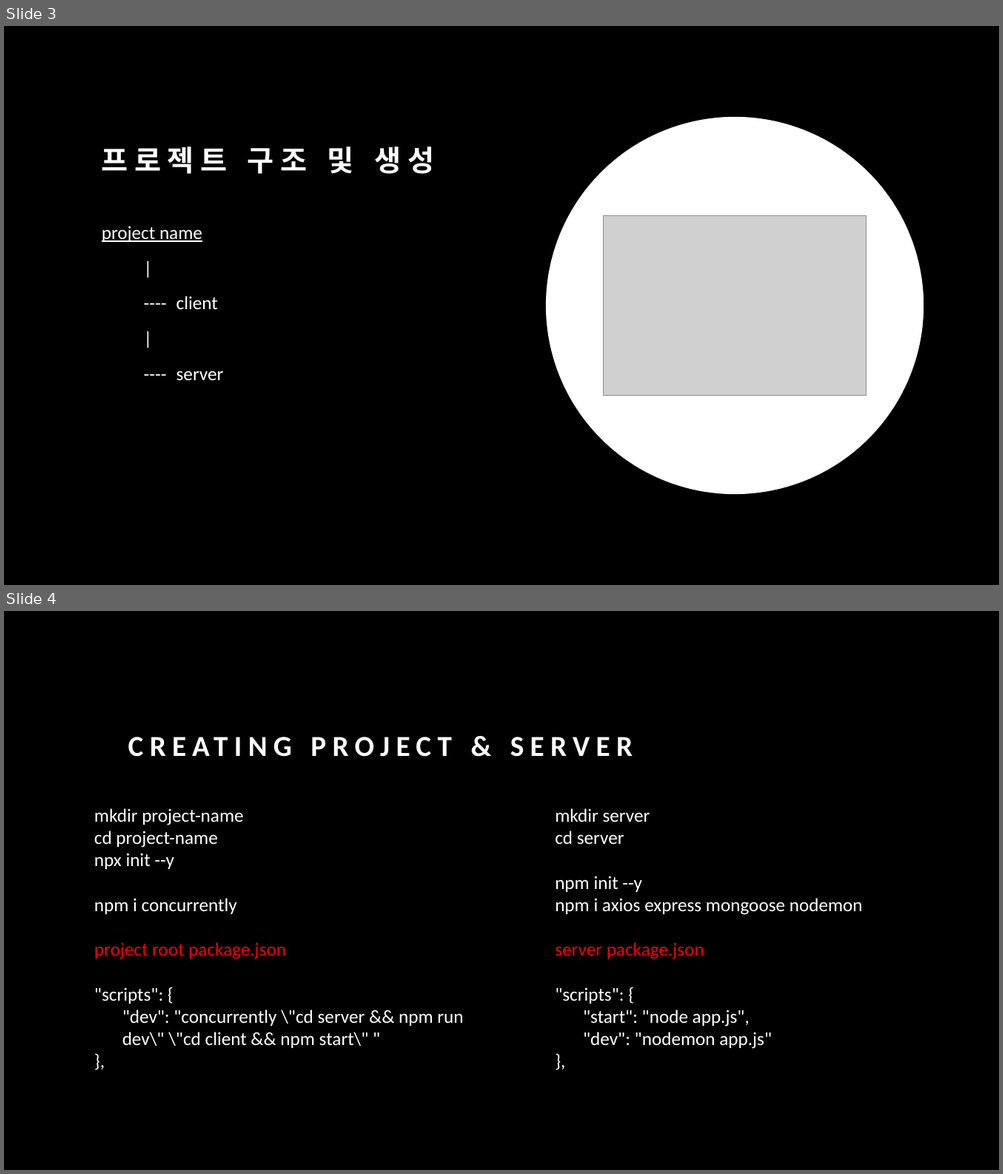
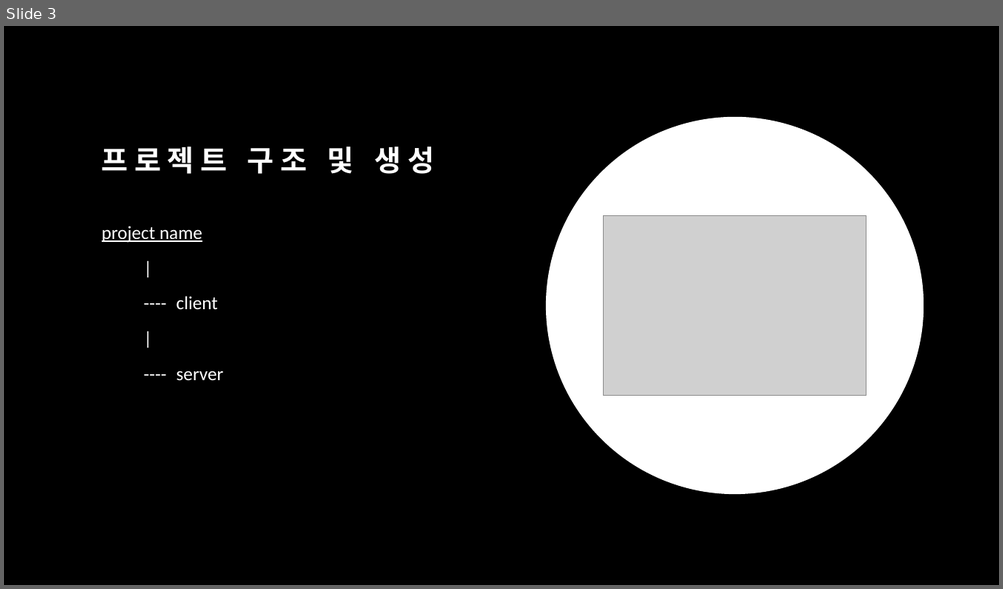
Before and after one commit to jisooyu/yu-mern-rtk-query-camping-public-2, a slide deck: rtk-query-example.pptx. Shown one above the other, each under a label of ours: slides 3 and 4 before the commit, slide 3 after it. The pictures are 1003x1174 and 1003x589 pixels, drawn with LibreOffice and Linux fonts; fonts in the diff are those of the drawing; grey boxes stand for pictures. Boxes give left, top, right and bottom in pixels: in the first picture for what was removed or moved away, otherwise in the second. Text is boxed around its words. In the diff, an @@ line names an element or a change of style, - is before the commit and + after.

```diff
--- a/rtk-query-example.pptx
+++ b/rtk-query-example.pptx
@@ slide 4 removed at box(4, 611, 999, 1170), background #000000 @@
@@ text removed at box(94, 809, 463, 1048) @@
-mkdir project-name
-cd project-name
-npx init --y
-npm i concurrently
-project root package.json
-"scripts": {
-"dev": "concurrently \"cd server && npm run dev\" \"cd client && npm start\" "
-},
@@ title removed at box(142, 809, 650, 826) @@
-CREATING PROJECT & SERVER
@@ text removed at box(555, 809, 862, 1049) @@
-mkdir server
-cd server
-npm init --y
-npm i axios express mongoose nodemon
-server package.json
-"scripts": {
-"start": "node app.js",
-"dev": "nodemon app.js"
-},
```
Also in this commit, not shown: 1 slide changed, 6 other slides removed, 4 other files.
